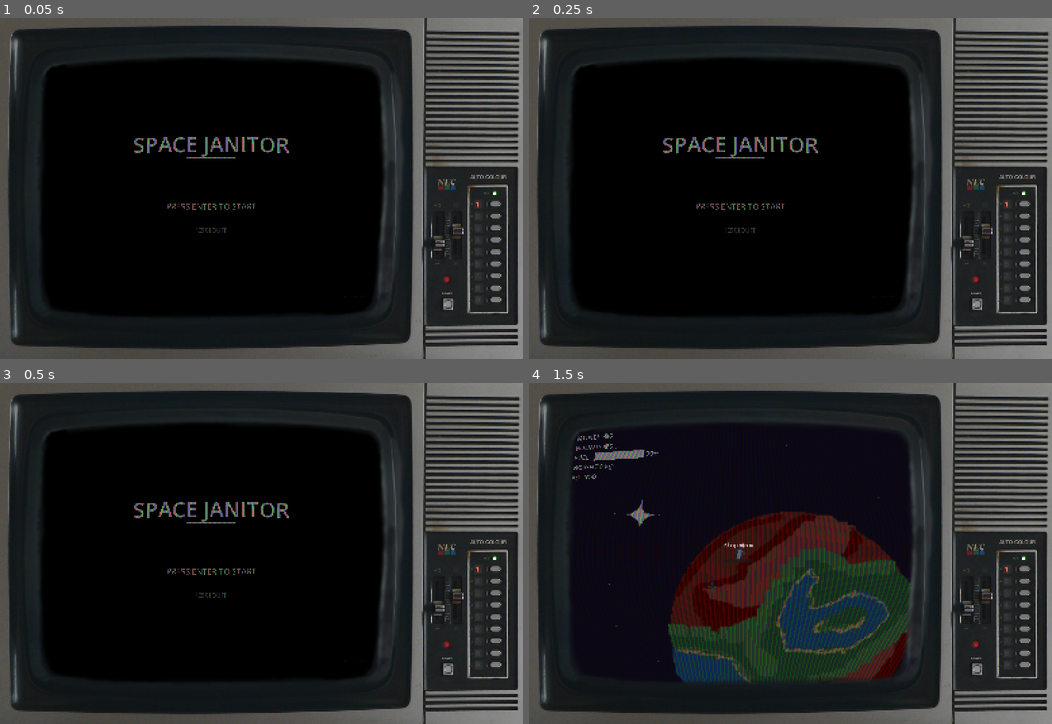
Above: before the commit, frames 1-4 (two rows, left to right).
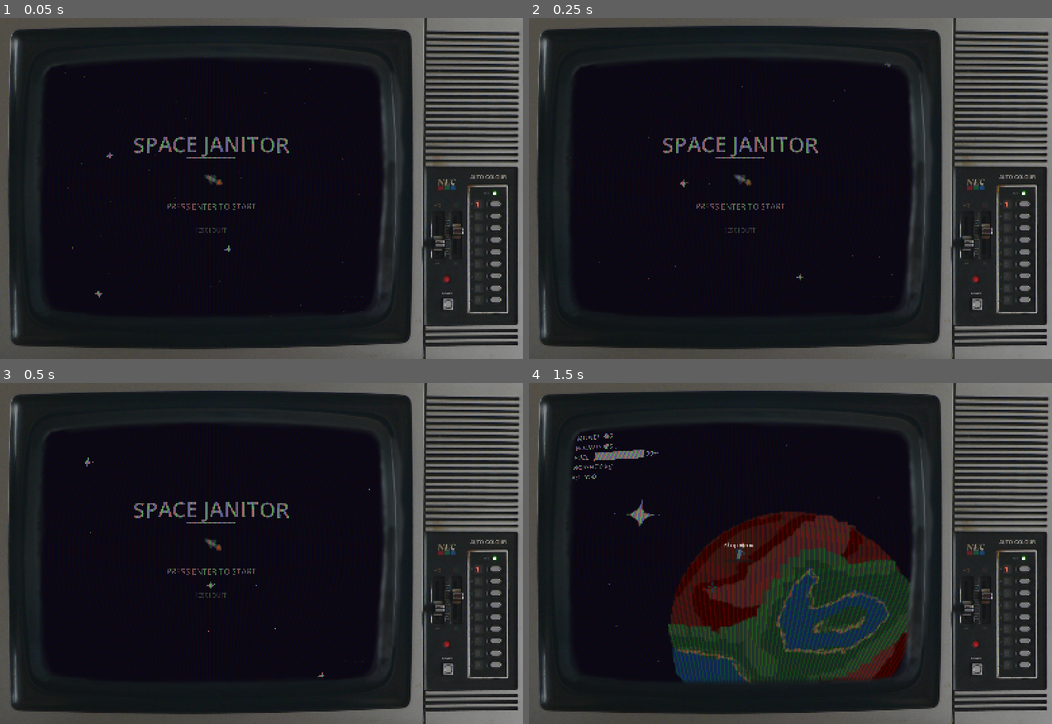
Above: after the commit, the same moments.

Repository: RedNinja17/8bitgamejam2026
Game: Godot game, scene res://scenes/title_screen.tscn
Same seed, same stepped clock (60 frames per second), same inputs: the game is played once before the commit and once after it.
Inputs (mouse positions are in pixels of both pictures, inside the frame that each line leads up to):
- Up to frame 1 (0.05 s): no input
- Up to frame 2 (0.25 s): no input
- Up to frame 3 (0.5 s): no input
- Up to frame 4 (1.5 s): tap Enter (ui_accept) at 0.5, 0.77 s; move the mouse to (905, 536) at 0.52 s; tap G at 0.6 s; click (905, 536) at 0.67 s; drag from (685, 570) to (764, 621) at 1.27 s

The runs differ from the first frame. In frame 1, 15% of the frame differs, in the area x 8-74%, y 12-88%; in frame 2, 15%; in frame 3, 15%; in frame 4, nothing differs.

Commit message:
added background to main menu

Diff:
--- a/space-game/project.godot
+++ b/space-game/project.godot
@@ -30,8 +30,6 @@
 
 window/size/viewport_width=1550
 window/size/viewport_height=1012
-window/size/mode=2
-window/size/initial_position=Vector2i(50, 50)
 window/size/resizable=false
 window/size/borderless=true
 window/size/transparent=true
--- a/space-game/scenes/title_screen.tscn
+++ b/space-game/scenes/title_screen.tscn
@@ -1,8 +1,11 @@
 [gd_scene format=3 uid="uid://dkgypuhyf6ybx"]
 
 [ext_resource type="Shader" uid="uid://com71x5sm4c16" path="res://assets/vfx/crt.gdshader" id="1_fgkus"]
+[ext_resource type="Script" uid="uid://olcp6h2xxs27" path="res://scripts/main_menu_background.gd" id="2_e54dn"]
 [ext_resource type="Script" uid="uid://c1ap232ivghco" path="res://title_screen.gd" id="2_sa3yf"]
+[ext_resource type="Texture2D" uid="uid://mutkan8sqshn" path="res://assets/sprites/background.png" id="3_mgrm8"]
 [ext_resource type="Texture2D" uid="uid://bmc3cvxyypggw" path="res://assets/sprites/tv.png" id="3_s4lrb"]
+[ext_resource type="Texture2D" uid="uid://dmcghq4qd8hco" path="res://assets/sprites/small ship with fire.png" id="4_dc4i4"]
 
 [sub_resource type="ShaderMaterial" id="ShaderMaterial_sa3yf"]
 shader = ExtResource("1_fgkus")
@@ -11,6 +14,28 @@
 shader_parameter/crt_grid = 0.4
 shader_parameter/crt_white_noise = 0.0
 shader_parameter/crt_curve = 0.05
+
+[sub_resource type="AtlasTexture" id="AtlasTexture_e54dn"]
+atlas = ExtResource("4_dc4i4")
+region = Rect2(0, 0, 32, 32)
+
+[sub_resource type="AtlasTexture" id="AtlasTexture_3yumr"]
+atlas = ExtResource("4_dc4i4")
+region = Rect2(32, 0, 32, 32)
+
+[sub_resource type="SpriteFrames" id="SpriteFrames_pm0ju"]
+animations = [{
+"frames": [{
+"duration": 1.0,
+"texture": SubResource("AtlasTexture_e54dn")
+}, {
+"duration": 1.0,
+"texture": SubResource("AtlasTexture_3yumr")
+}],
+"loop": 1,
+"name": &"default",
+"speed": 5.0
+}]
 
 [node name="TitleScreen" type="Node2D" unique_id=1453135091]
 
@@ -30,9 +55,27 @@
 size_2d_override = Vector2i(1152, 850)
 size_2d_override_stretch = true
 render_target_update_mode = 4
+script = ExtResource("2_e54dn")
 
 [node name="TitleContent" type="Node2D" parent="SubViewportContainer/SubViewport" unique_id=90430336]
+z_index = 1
 script = ExtResource("2_sa3yf")
+
+[node name="Parallax2D" type="Parallax2D" parent="SubViewportContainer/SubViewport" unique_id=292067054]
+scroll_offset = Vector2(-45, -30)
+repeat_size = Vector2(1024, 1024)
+autoscroll = Vector2(670, 436)
+repeat_times = 3
+
+[node name="Sprite2D" type="Sprite2D" parent="SubViewportContainer/SubViewport/Parallax2D" unique_id=1739899250]
+texture = ExtResource("3_mgrm8")
+
+[node name="AnimatedSprite2D" type="AnimatedSprite2D" parent="SubViewportContainer/SubViewport" unique_id=1370624842]
+position = Vector2(575, 400)
+rotation = -0.9948377
+scale = Vector2(3, 3)
+sprite_frames = SubResource("SpriteFrames_pm0ju")
+frame_progress = 0.73852605
 
 [node name="Sprite2D" type="Sprite2D" parent="." unique_id=1799035375]
 texture_filter = 6
--- /dev/null
+++ b/space-game/scripts/main_menu_background.gd
@@ -0,0 +1,19 @@
+extends SubViewport
+
+@onready var ship: AnimatedSprite2D = $AnimatedSprite2D
+var offset: Vector2
+var rotation: float
+var shake_intensity: float = 0.5
+
+func _ready() -> void:
+	ship.play("default")
+	offset = ship.offset
+	rotation = ship.rotation
+
+func _process(_delta: float) -> void:
+	var x = randf_range(-shake_intensity, shake_intensity)
+	var y = randf_range(-shake_intensity, shake_intensity)
+	var rot = randf_range(-0.1, 0.1)
+
+	ship.offset = offset + Vector2(x, y)
+	ship.rotation = rotation + rot
--- a/space-game/title_screen.gd
+++ b/space-game/title_screen.gd
@@ -21,8 +21,6 @@
 	var font := ThemeDB.fallback_font
 	var vp := get_viewport_rect().size   # this is now the SubViewport size
 
-	draw_rect(Rect2(Vector2.ZERO, vp), Color(0, 0, 0))
-
 	var title := "SPACE JANITOR"
 	var ts := 64
 	var tw := font.get_string_size(title, HORIZONTAL_ALIGNMENT_LEFT, -1, ts).x
Not shown, added: space-game/scripts/main_menu_background.gd.uid
